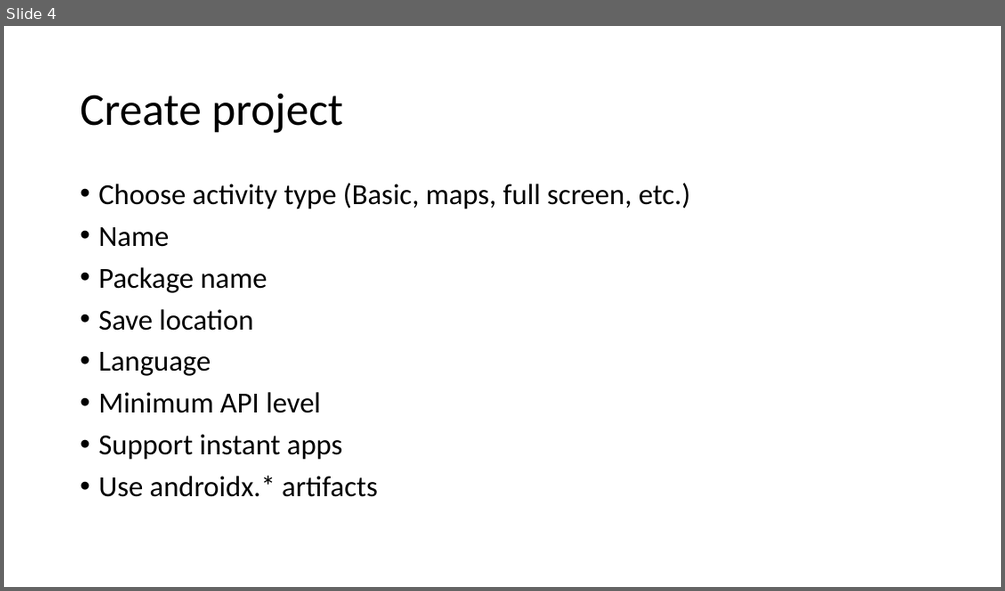
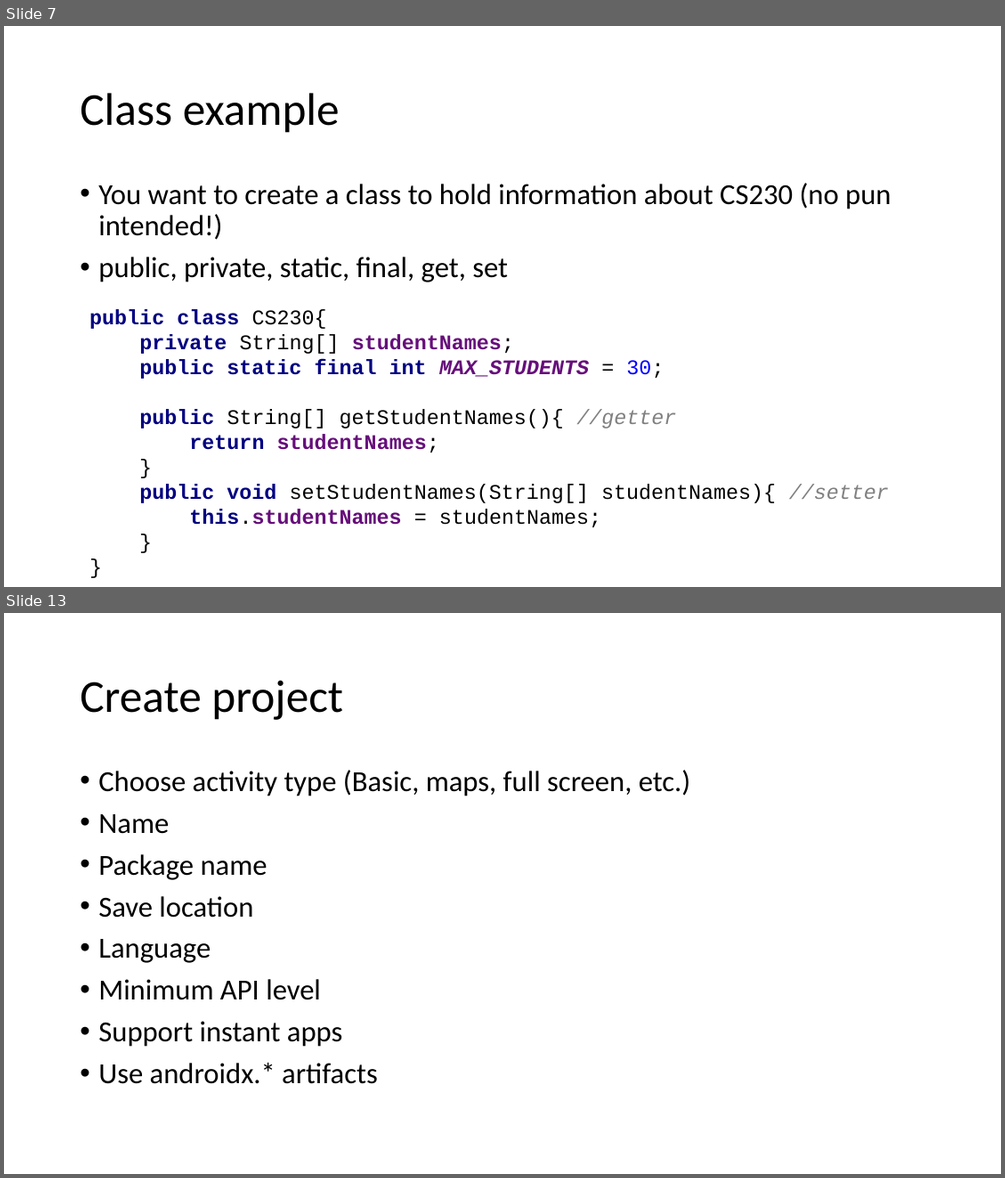
Before and after one commit to russellu/cs230, a slide deck: Lecture_HelloWorld.pptx. Shown one above the other, each under a label of ours: slide 4 before the commit, slides 7 and 13 after it; the slides between them are not shown. The pictures are 1005x591 and 1005x1178 pixels, drawn with LibreOffice and Linux fonts; fonts in the diff are those of the drawing. Boxes give left, top, right and bottom in pixels: in the first picture for what was removed or moved away, otherwise in the second. Text is boxed around its words. In the diff, an @@ line names an element or a change of style, - is before the commit and + after.

```diff
--- a/Lecture_HelloWorld.pptx
+++ b/Lecture_HelloWorld.pptx
@@ slide 7 added at (x1=4, y1=26, x2=1001, y2=587), background #FFFFFF @@
@@ title added at (x1=80, y1=93, x2=340, y2=133), 44 pt, text #000000 @@
+Class example
@@ text added at (x1=98, y1=183, x2=890, y2=282), 28 pt, text #000000 @@
+• You want to create a class to hold information about CS230 (no pun intended!)
+• public, private, static, final, get, set
@@ text added at (x1=89, y1=309, x2=889, y2=527), 20 pt, text #000000 @@
+public class CS230{
+private String[] studentNames;
+public static final int MAX_STUDENTS = 30;
+public String[] getStudentNames(){ //getter
+return studentNames;
+}
+public void setStudentNames(String[] studentNames){ //setter
+this.studentNames = studentNames;
+}
+}
@@ what was slide 4 is now slide 13 @@
```
Also in this commit, not shown: 4 slides changed, 12 other slides added, 10 slides removed, 3 other files.
